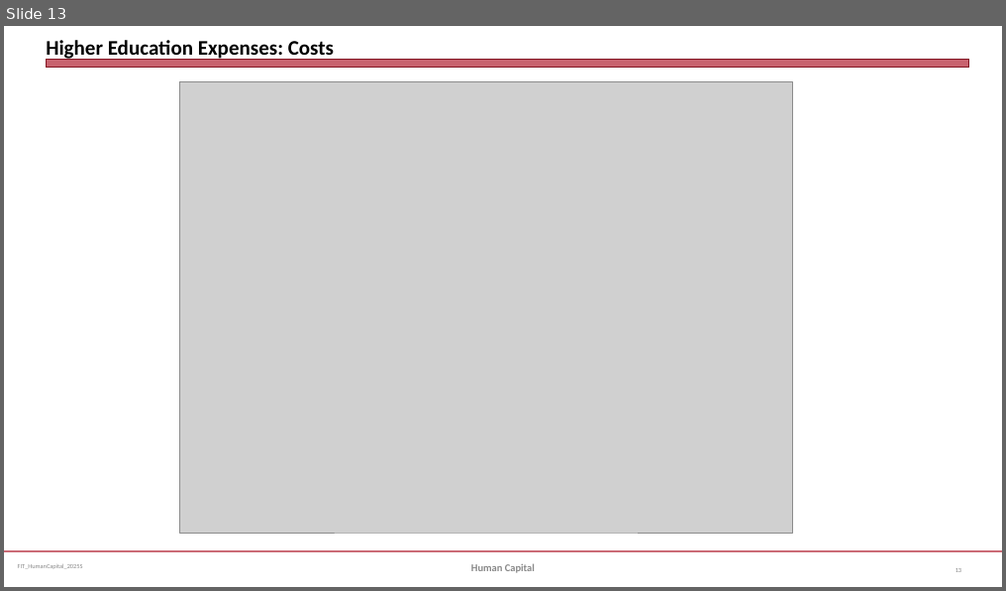
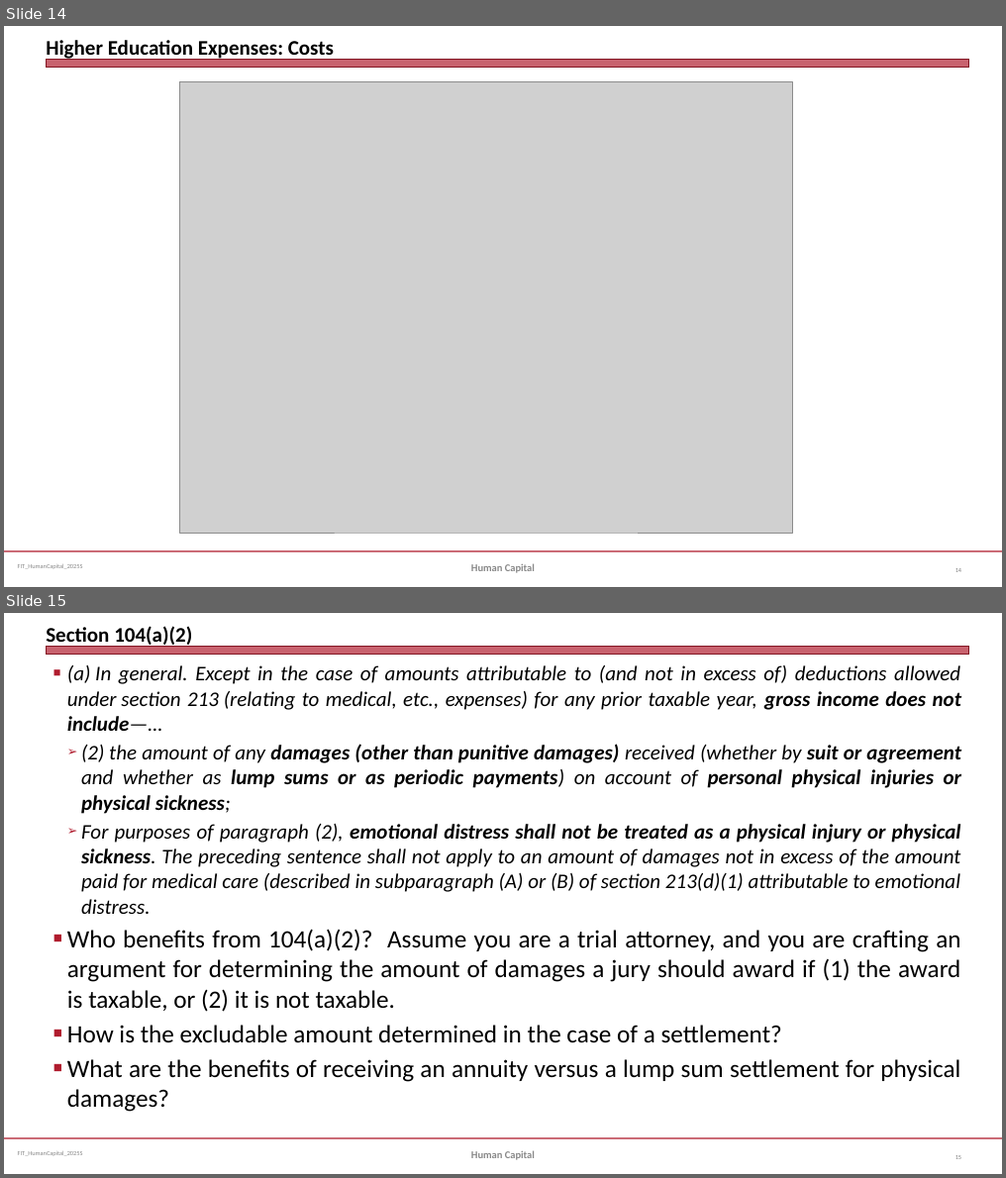
Before and after one commit to jmc877/Fed-Income-Tax, a slide deck: slides/FIT_HumanCapital_2025S.pptx. Shown one above the other, each under a label of ours: slide 13 before the commit, slides 14 and 15 after it. The pictures are 1006x591 and 1006x1178 pixels, drawn with LibreOffice and Linux fonts; fonts in the diff are those of the drawing; grey boxes stand for pictures. Boxes give left, top, right and bottom in pixels: in the first picture for what was removed or moved away, otherwise in the second. Text is boxed around its words. In the diff, an @@ line names an element or a change of style, - is before the commit and + after.

```diff
--- a/slides/FIT_HumanCapital_2025S.pptx
+++ b/slides/FIT_HumanCapital_2025S.pptx
@@ slide 15 added at [4, 613, 1002, 1174], background #FFFFFF; not listed: 3 template elements that a slide beside it also shows @@
@@ title added at [46, 626, 192, 648], 20 pt, text #000000, bold @@
+Section 104(a)(2)
@@ text added at [67, 665, 961, 1112], 20 pt, text #000000, italic @@
+■ (a) In general. Except in the case of amounts attributable to (and not in excess of) deductions allowed under section 213 (relating to medical, etc., expenses) for any prior taxable year, gross income does not include—…
+  ➢ (2) the amount of any damages (other than punitive damages) received (whether by suit or agreement and whether as lump sums or as periodic payments) on account of personal physical injuries or physical sickness;
+  ➢ For purposes of paragraph (2), emotional distress shall not be treated as a physical injury or physical sickness. The preceding sentence shall not apply to an amount of damages not in excess of the amount paid for medical care (described in subparagraph (A) or (B) of section 213(d)(1) attributable to emotional distress.
+■ Who benefits from 104(a)(2)? Assume you are a trial attorney, and you are crafting an argument for determining the amount of damages a jury should award if (1) the award is taxable, or (2) it is not taxable.
+■ How is the excludable amount determined in the case of a settlement?
+■ What are the benefits of receiving an annuity versus a lump sum settlement for physical damages?
@@ text added at [471, 1151, 535, 1160], 10 pt, text #898989, bold @@
+Human Capital
@@ page number added at [955, 1156, 961, 1159], 6 pt, text #808080 @@
+15
@@ what was slide 13 is now slide 14 @@
```
Also in this commit, not shown: 4 slides changed, 2 other slides added, 1 other file.
